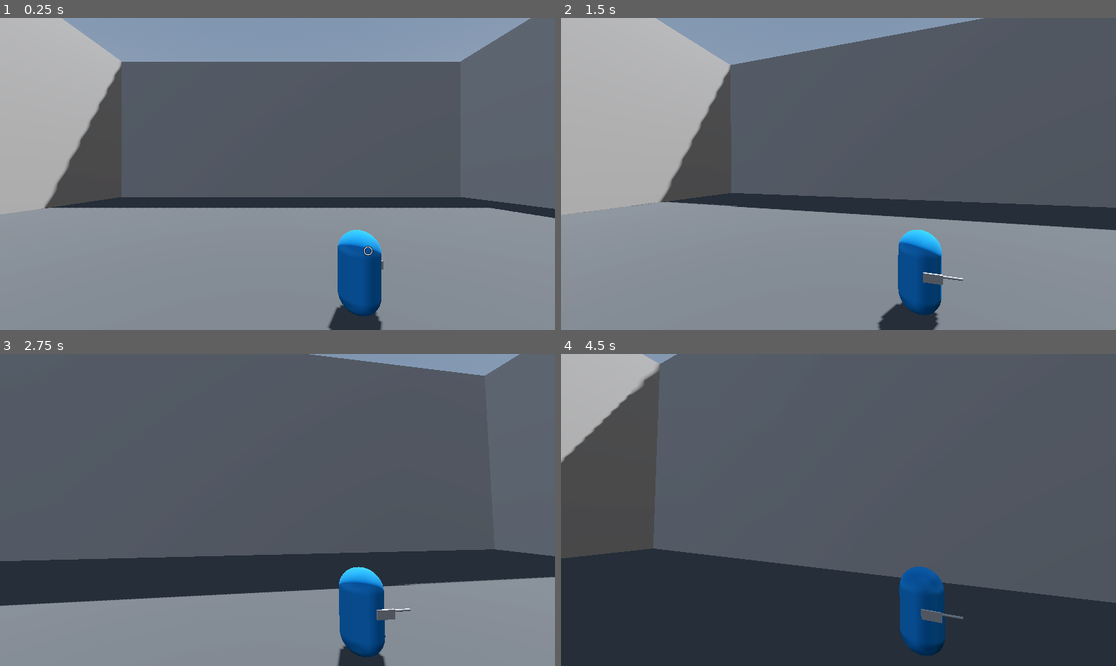
Above: before the commit, frames 1-4 (two rows, left to right).
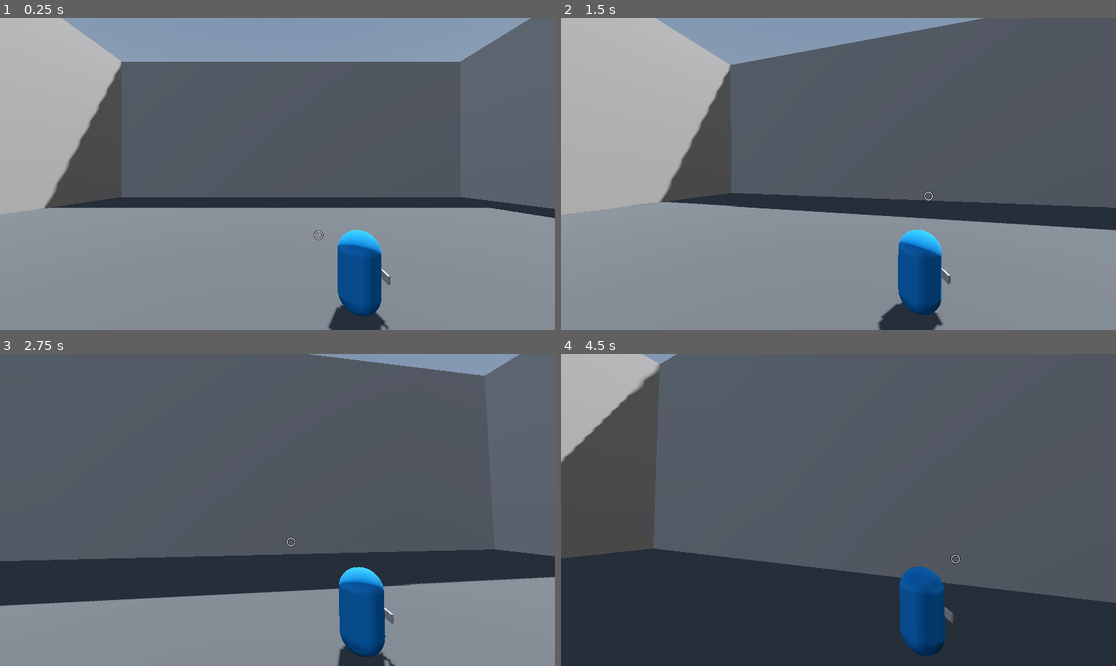
Above: after the commit, the same moments.

Repository: Sighco-git/Third-Person-Learning
Game: Godot game, scene res://Levels/sandbox.tscn
The game is run twice, just before and just after one commit, with the same random seed, the same clock (stepped at 60 frames per second) and the same inputs.
Inputs (mouse positions are in pixels of both pictures, inside the frame that each line leads up to):
- Up to frame 1 (0.25 s): no input
- Up to frame 2 (1.5 s): tap Enter (ui_accept) at 0.5, 0.77 s; move the mouse to (866, 174) at 0.52 s; hold W (move_forward) from 0.53 s (still down); click (866, 174) at 0.6 s; move the mouse to (810, 174) at 1.27 s; click (810, 174) at 1.35 s
- Up to frame 3 (2.75 s): keep holding W (move_forward); tap Enter (ui_accept) at 1.52 s; move the mouse to (288, 503) at 2.02 s; click (288, 503) at 2.1 s
- Up to frame 4 (4.5 s): keep holding W (move_forward); move the mouse to (832, 516) at 2.77 s; click (832, 516) at 2.85 s; tap Enter (ui_accept) at 3.02, 3.77 s; move the mouse to (877, 513) at 3.52 s; click (877, 513) at 3.6 s; move the mouse to (794, 506) at 4.27 s; click (794, 506) at 4.35 s

The runs differ from the first frame. In frame 1, 0.2% of the frame differs, in the area x 56-71%, y 68-100%; in frame 2, 0.2%, in the area x 65-73%, y 55-99%; in frame 3, 0.2%; in frame 4, 0.2%.

Commit message:
Update
Dynamic reticle now works on horizontal axis, working on getting vertical to work.

Diff:
--- a/Player/player.tscn
+++ b/Player/player.tscn
@@ -14,6 +14,7 @@
 [sub_resource type="SphereShape3D" id="SphereShape3D_l8h54"]
 
 [node name="Player" type="CharacterBody3D" unique_id=2039430407]
+collision_layer = 2
 script = ExtResource("1_l8h54")
 
 [node name="PlayerCollision" type="CollisionShape3D" parent="." unique_id=2117958441]
@@ -21,11 +22,6 @@
 
 [node name="PlaceholderMesh" type="MeshInstance3D" parent="." unique_id=1560703926]
 mesh = SubResource("CapsuleMesh_gwnis")
-
-[node name="WeaponLag" type="Node3D" parent="PlaceholderMesh" unique_id=897631823]
-transform = Transform3D(1, 0, 0, 0, 1, 0, 0, 0, 1, 0.58505315, 0.13468242, -0.22345167)
-
-[node name="PlaceholderGun" parent="PlaceholderMesh/WeaponLag" unique_id=1260822461 instance=ExtResource("3_btcbx")]
 
 [node name="Pivot" type="Node3D" parent="." unique_id=1555723502]
 transform = Transform3D(1, 0, 0, 0, 1, 0, 0, 0, 1, 0, 0.39361286, 0)
@@ -36,3 +32,6 @@
 spring_length = 5.0
 
 [node name="PlayerCamera" type="Camera3D" parent="Pivot/SpringArm3D" unique_id=1203522484]
+
+[node name="PlaceholderGun" parent="Pivot" unique_id=1260822461 instance=ExtResource("3_btcbx")]
+transform = Transform3D(1, 0, 0, 0, 1, 0, 0, 0, 1, 0.63763475, -0.51894665, 0)
--- a/Weapons/Systems/MuzzleSpawner.tscn
+++ b/Weapons/Systems/MuzzleSpawner.tscn
@@ -20,6 +20,7 @@
 
 [node name="DynamicCrosshair" type="Sprite3D" parent="MuzzleRaycast" unique_id=547309107]
 transform = Transform3D(0.025, 0, 0, 0, 0.025, 0, 0, 0, 0.025, 0, 0, 0)
+top_level = true
 billboard = 1
 double_sided = false
 no_depth_test = true
--- a/Weapons/Systems/dynamic_crosshair.gd
+++ b/Weapons/Systems/dynamic_crosshair.gd
@@ -5,12 +5,14 @@
 # Called when the node enters the scene tree for the first time.
 
 func _ready() -> void:
-	pass # Replace with function body.
-
+	pass
 
 # Called every frame. 'delta' is the elapsed time since the previous frame.
-func _physics_process(delta: float) -> void:
-	if muzzle_raycast.is_colliding() && Input.is_action_just_pressed("attack"):
+func _process(delta: float) -> void:
+	update_crosshair(delta)
+
+func update_crosshair(delta: float) -> void:
+	muzzle_raycast.force_raycast_update()
+	if muzzle_raycast.is_colliding():
 		var predicted_shot = muzzle_raycast.get_collision_point()
-		global_position = lerp(global_position, predicted_shot, weight) * delta
-		print(predicted_shot)
+		global_position = lerp(global_position, predicted_shot, weight * delta)
